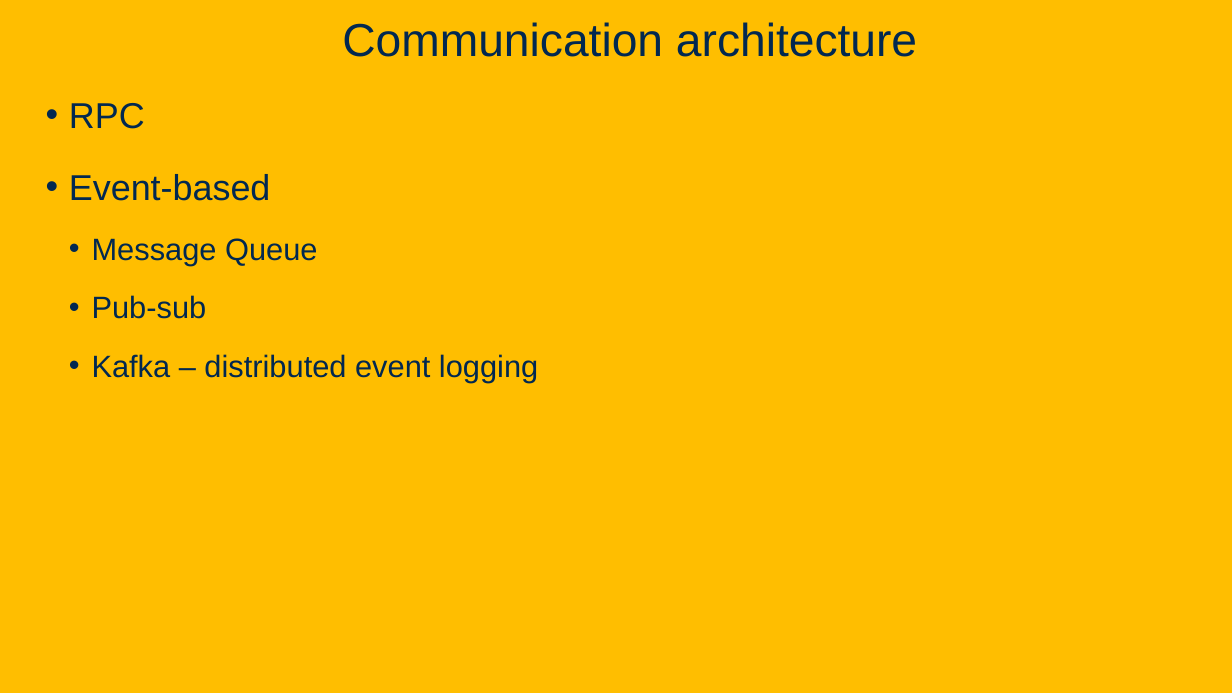
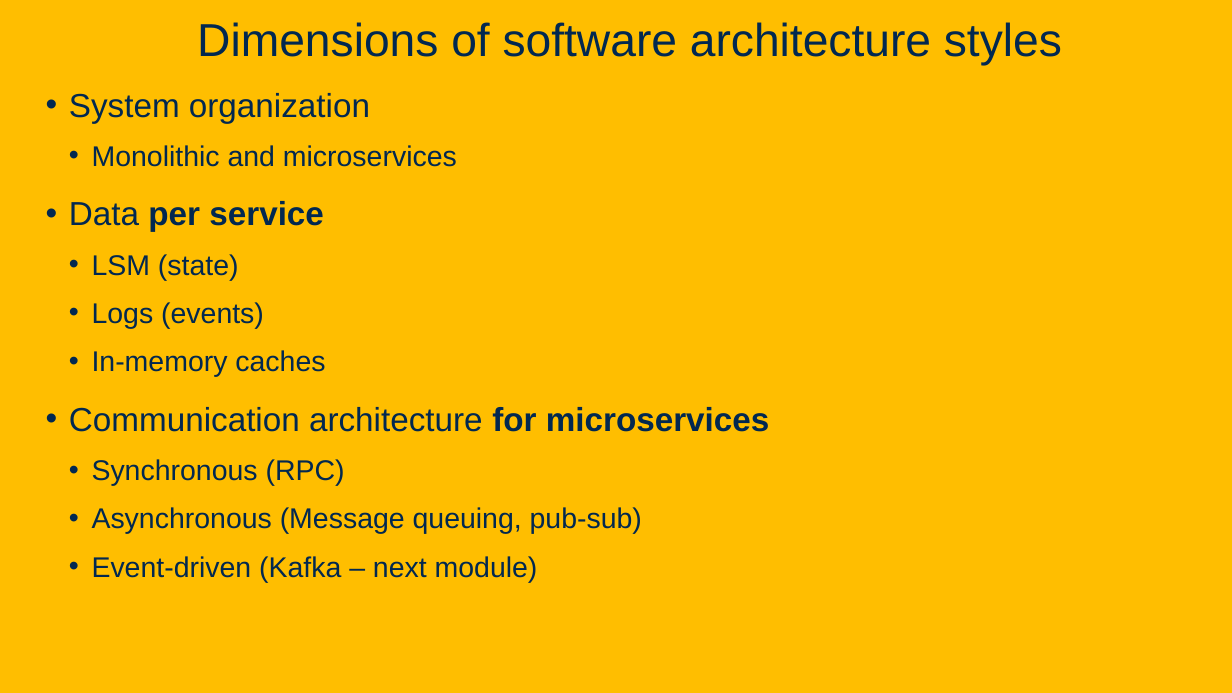
Before and after one commit to davsec-teaching/W26_ECS_160, a slide deck: slide 18 of slides/Microservices.pptx (slide 19 before the commit). Drawn at 1232x693 pixels with LibreOffice and Linux fonts; fonts in the diff are those of the drawing; background and template pictures are left out. Boxes give left, top, right and bottom in pixels: in the first picture for what was removed or moved away, otherwise in the second. Text is boxed around its words. In the diff, an @@ line names an element or a change of style, - is before the commit and + after.

```diff
--- a/slides/Microservices.pptx
+++ b/slides/Microservices.pptx
@@ title at (197,22,1062,66): text changed @@
-Communication architecture
+Dimensions of software architecture styles
@@ text at (69,93,770,582): text changed; size 24 to 22.2 pt @@
-• RPC
-• Event-based
-  • Message Queue
-  • Pub-sub
-  • Kafka – distributed event logging
+• System organization
+  • Monolithic and microservices
+• Data per service
+  • LSM (state)
+  • Logs (events)
+  • In-memory caches
+• Communication architecture for microservices
+  • Synchronous (RPC)
+  • Asynchronous (Message queuing, pub-sub)
+  • Event-driven (Kafka – next module)
```
Also in this commit, not shown: 2 other slides changed, 15 slides added, 9 slides removed, 3 other files.
